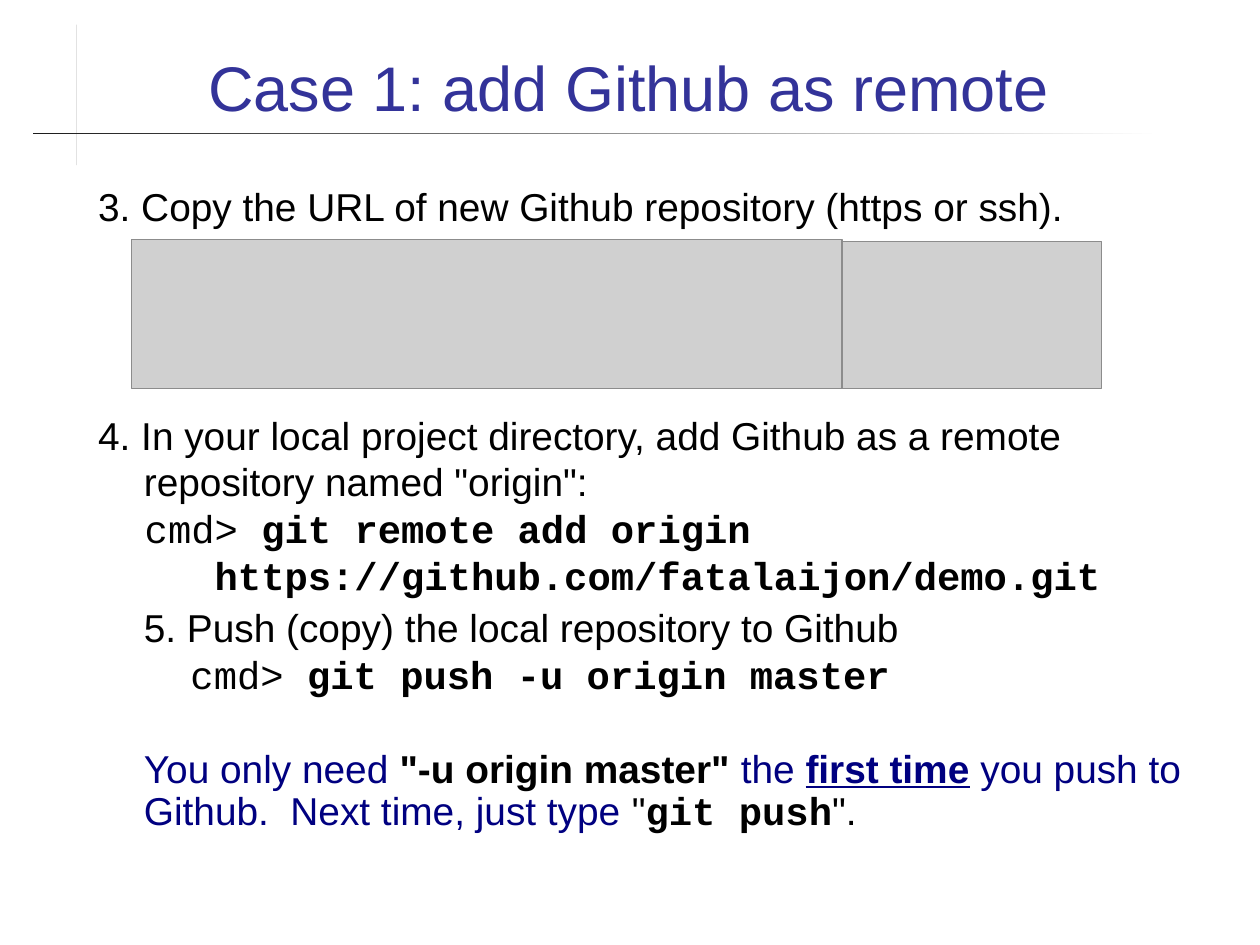
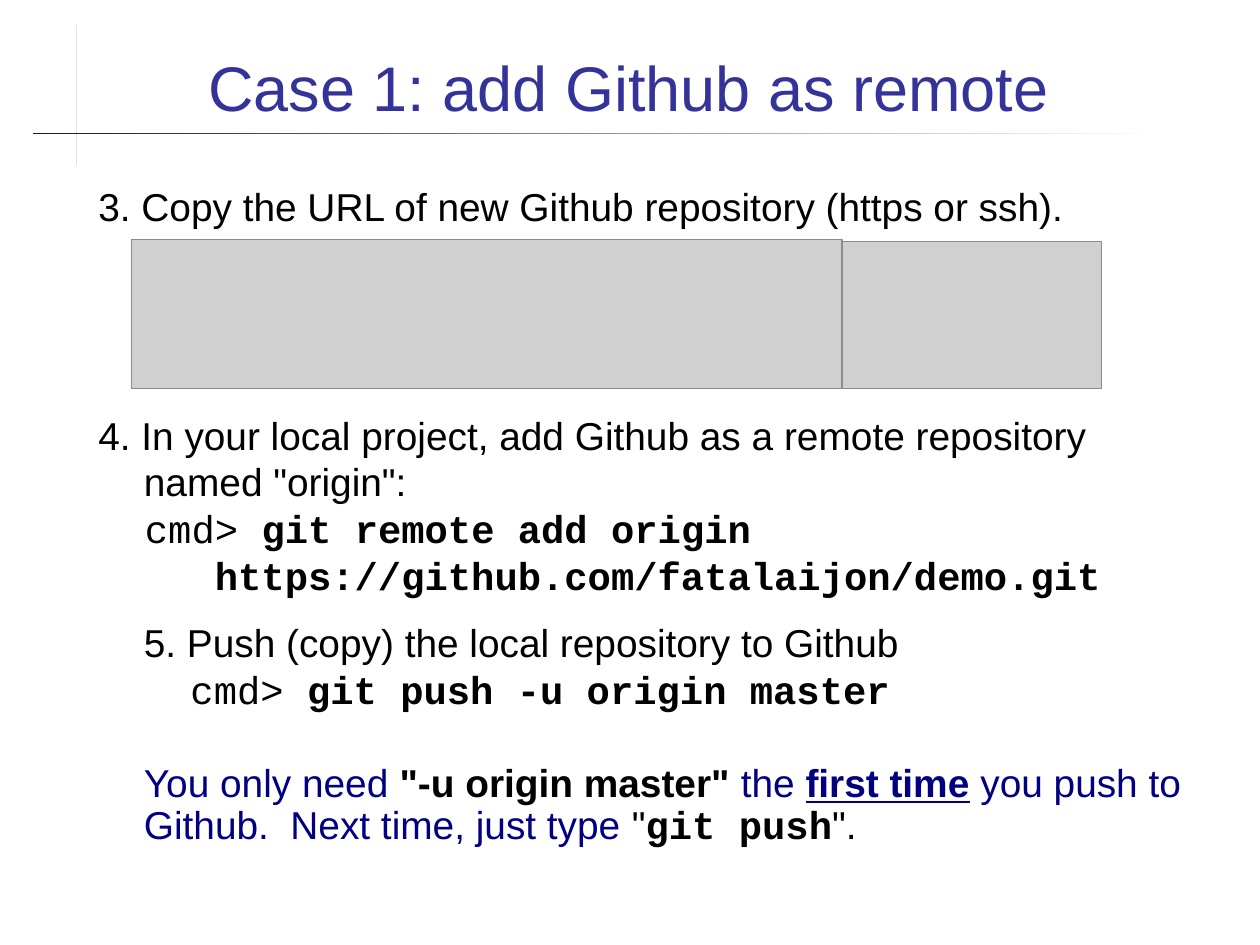
Before and after one commit to skeoop/skeoop.github.io, a slide deck: slide 9 of git/Using-Github.ppt (slide 8 before the commit). Drawn at 1260x945 pixels with LibreOffice and Linux fonts; fonts in the diff are those of the drawing; grey boxes stand for pictures. Boxes give left, top, right and bottom in pixels: in the first picture for what was removed or moved away, otherwise in the second. Text is boxed around its words. In the diff, an @@ line names an element or a change of style, - is before the commit and + after.

```diff
--- a/git/Using-Github.ppt
+++ b/git/Using-Github.ppt
@@ text at [98,422,1086,504]: text changed @@
-4. In your local project directory, add Github as a remote repository named "origin":
+4. In your local project, add Github as a remote repository named "origin":
@@ text at [144,629,898,664]: more space between paragraphs @@
```
Also in this commit, not shown: 12 other slides changed, 2 slides added, 12 other files.
